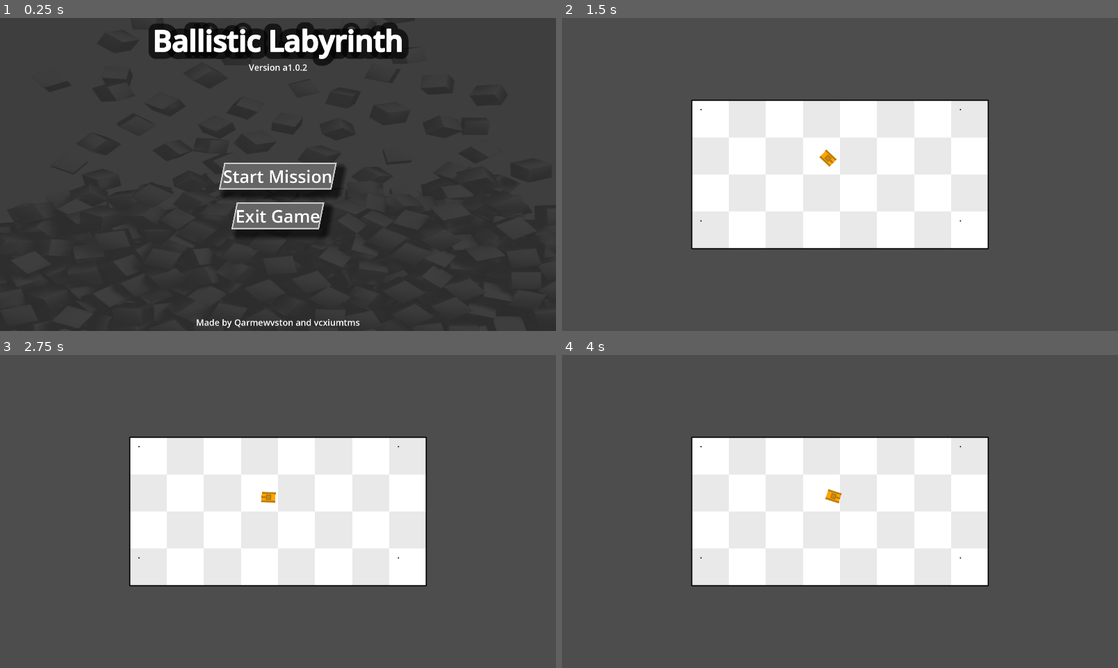
Above: before the commit, frames 1-4 (two rows, left to right).
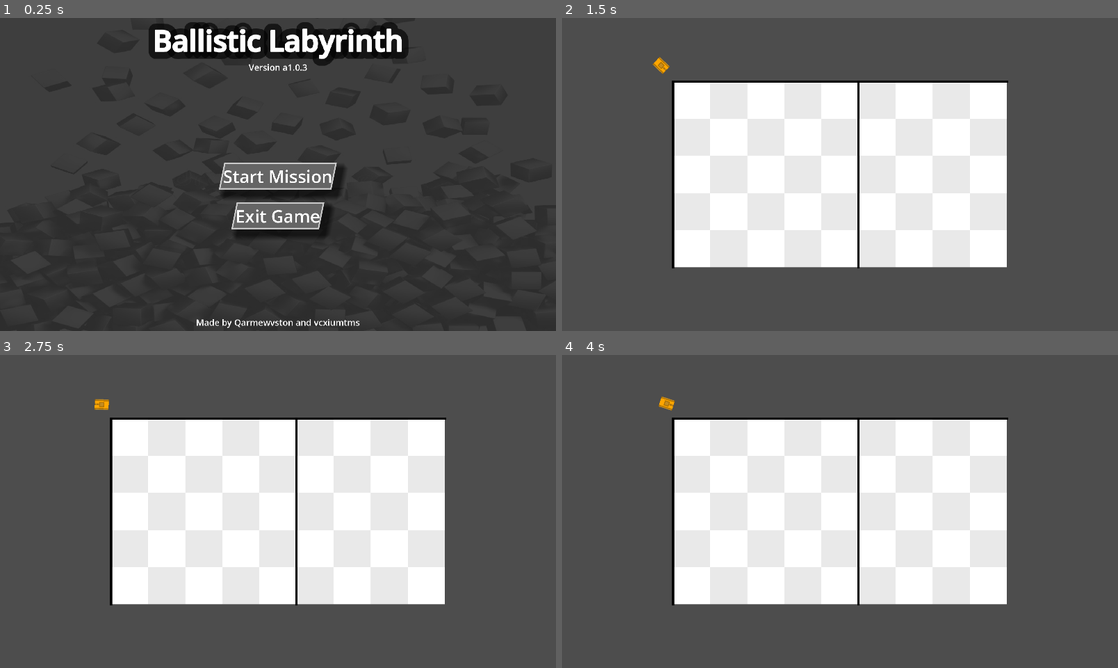
Above: after the commit, the same moments.

Repository: Wizzoplit273/Ballistic-Labyrinth
Game: Godot game, scene res://origin.tscn
The game is run twice, just before and just after one commit, with the same random seed, the same clock (stepped at 60 frames per second) and the same inputs.
Inputs:
- Up to frame 1 (0.25 s): no input
- Up to frame 2 (1.5 s): click "Start Mission" at 0.5 s; tap Enter at 1.25 s; hold Up (MoveForward) from 1.28 s (still down); hold Right (RotateClockwise) from 1.28 s (still down)
- Up to frame 3 (2.75 s): release Up (MoveForward) at 2.03 s; release Right (RotateClockwise) at 2.03 s; hold Down (MoveBackward) from 2.03 s (still down); tap Left (RotateCounterclockwise) at 2.1 s
- Up to frame 4 (4 s): tap Space at 2.75 s; release Down (MoveBackward) at 2.78 s; hold Right (RotateClockwise) 2.78-3.53 s; hold Up (MoveForward) from 2.78 s (still down); tap Left (RotateCounterclockwise) at 3.6 s

The runs differ from the first frame. In frame 1, 0.4% of the frame differs, in the area x 27-73%, y 3-99%; in frame 2, 12%, in the area x 16-81%, y 12-80%; in frame 3, 12%; in frame 4, 12%.

Commit message:
Archive 0.0.3/a1.0.3

Diff:
--- a/ingame/levels/mission_levels/level_1.gd
+++ b/ingame/levels/mission_levels/level_1.gd
@@ -9,76 +9,62 @@
 	create_maze_ground_and_margins()
 
 ## first vector entry is width, second is height
+const TILE_SIZE: int = 16
 var min_maze_size: Vector2i = Vector2i(5, 4)
 var max_maze_size: Vector2i = Vector2i(10, 7)
 var maze_size: Vector2i = Vector2i.ZERO
+var maze_bottom_corner: Vector2i = Vector2i.ZERO
 func create_maze_ground_and_margins() -> void:
 	var rng: RandomNumberGenerator = RandomNumberGenerator.new()
 	maze_size = Vector2i(rng.randi_range(min_maze_size.x, max_maze_size.x), rng.randi_range(min_maze_size.y, max_maze_size.y))
 
-	var top_corner: Vector2i = Vector2i(maze_size.x / -2, maze_size.y / -2)
-	var bottom_corner: Vector2i = Vector2i(maze_size.x / 2 - 1, maze_size.y / 2 - 1)
-	for row: int in range(top_corner.y, bottom_corner.y + 1):
-		for column: int in range(top_corner.x, bottom_corner.x + 1):
+	print(maze_size)
+	for row: int in range(0, maze_size.y ):
+		for column: int in range(0, maze_size.x):
 			var tile_type: int = abs(row + column) % 2
 			$Map/Ground.set_cell(Vector2i(column, row), 0, Vector2i(tile_type, 0))
+			$Camera.position = maze_size * $Map/Ground.scale.x * TILE_SIZE / 2
 
-			create_maze_margin_wall(row, column, top_corner, bottom_corner)
+			if row == 0: create_maze_visual_wall(Vector2i(column, row), 3)
+			if column == 0: create_maze_visual_wall(Vector2i(column, row), 2)
+			if row == maze_size.x - 1: create_maze_visual_wall(Vector2i(column, row), 1)
+			if column == maze_size.y - 1: create_maze_visual_wall(Vector2i(column, row), 0)
 
-# this function needs some optimisation; mapping coordinates is pretty tedious nowadays
-const MAP_CORNER_COORDS_FACTOR: int = 4
-func create_maze_margin_wall(row: int, column: int, top_corner: Vector2i, bottom_corner: Vector2i) -> void:
+## for adjacency:
+##	-	0 means right
+##	-	1 means down
+##	-	2 means left
+##	-	3 means up
+func create_maze_visual_wall(map_coordinates: Vector2i, adjacency: int) -> void:
+	if adjacency <= -1 or adjacency >= 4: return
 	# scale ratio has to effectively be an integer(for now, at least)
-	var scale_ratio: int = $Map/Ground.scale.x / $Map/WallsHorizontal.scale.x
-
-	var abs_offset: float = 0.0 # sorry, magic numbers will be here for now; they depend on scale_ratio
-	var total_offset: float = -0.25 # sorry, magic numbers will be here for now; they depend on scale_ratio
-	var wall_coordinates_x: float = (sign(column) * (abs(column) + abs_offset) + total_offset) * scale_ratio
-	var wall_coordinates_y: float = (sign(row) * (abs(row) + abs_offset) + total_offset) * scale_ratio
-	var wall_coordinates: Vector2i = Vector2(wall_coordinates_x, wall_coordinates_y)
-
-	# could be optimised to be inside the complete_map_corner() function
-	var corner_coordinates: Vector2i = Vector2(column, row) * MAP_CORNER_COORDS_FACTOR
-
-	var is_corner: bool = complete_map_corner(corner_coordinates, scale_ratio, top_corner, bottom_corner)
-	if is_corner: return ## if given row and column is one of the map's corners, then all work is done
-
-	var stretch_offset_vector: Vector2i = Vector2i.ZERO
-	if row == top_corner.y or row == bottom_corner.y:
-		stretch_offset_vector.x += scale_ratio
-		if row == bottom_corner.y: stretch_offset_vector.y += scale_ratio
-		for offset: int in range(0, scale_ratio):
-			$Map/WallsHorizontal.set_cell(wall_coordinates + stretch_offset_vector + Vector2i(-offset, 0), 1, Vector2i(0, 0), 0)
-	elif column == top_corner.x or column == bottom_corner.x:
-		stretch_offset_vector.y += scale_ratio
-		if column == bottom_corner.x: stretch_offset_vector.x += scale_ratio
-		for offset: int in range(0, scale_ratio):
-			$Map/WallsVertical.set_cell(wall_coordinates + stretch_offset_vector + Vector2i(0, -offset), 1, Vector2i(0, 0), 1)
-
-func complete_map_corner(corner_coordinates: Vector2i, scale_ratio: int, top_corner: Vector2, bottom_corner: Vector2) -> bool:
-	var row: int = corner_coordinates.y / MAP_CORNER_COORDS_FACTOR
-	var column: int = corner_coordinates.x / MAP_CORNER_COORDS_FACTOR
-
-	## test if given row and column is a corner; if not, then abort
-	var false_corner_count: int = 0
-	if row != top_corner.y or column != top_corner.x: false_corner_count += 1
-	if row != bottom_corner.y or column != bottom_corner.x: false_corner_count += 1
-	if row != top_corner.y or column != bottom_corner.x: false_corner_count += 1
-	if row != bottom_corner.y or column != top_corner.x: false_corner_count += 1
-	if false_corner_count >= 4: return false
-
-	$Map/WallsCorners.set_cell(corner_coordinates, 1, Vector2i(1, 0))
-
-	var row_offset: int
-	var column_offset: int
-	## coordinates get weirdly placed everywhere, so the if statements are important
-	if row == top_corner.y: row_offset = -1
-	if column == top_corner.x: column_offset = -1
-	if row == bottom_corner.y: row_offset = scale_ratio - 1
-	if column == bottom_corner.x: column_offset = scale_ratio - 1
-	for incomplete_row: int in range(0, scale_ratio):
-		$Map/WallsHorizontal.set_cell(corner_coordinates + Vector2i(incomplete_row, row_offset), 1, Vector2i(0, 0), 0)
-	for incomplete_column: int in range(0, scale_ratio):
-		$Map/WallsVertical.set_cell(corner_coordinates + Vector2i(column_offset, incomplete_column), 1, Vector2i(0, 0), 1)
-
-	return true
+	var scale_ratio: int = $Map/Ground.scale.x / $Map/Walls.scale.x
+	var wall_coordinates: Vector2i
+	wall_coordinates.x = (map_coordinates.x - map_coordinates.y) * scale_ratio
+	wall_coordinates.y = (map_coordinates.x + map_coordinates.y) * scale_ratio
+	if adjacency == 0:
+		wall_coordinates.x += 1
+		wall_coordinates.y += scale_ratio
+		$Map/Walls.set_cell(wall_coordinates, 1, Vector2i.ZERO, 1)
+		wall_coordinates.x -= 1
+		wall_coordinates.y += 1
+		$Map/Walls.set_cell(wall_coordinates, 1, Vector2i.ZERO, 1)
+	if adjacency == 1:
+		wall_coordinates.x -= scale_ratio
+		wall_coordinates.y += scale_ratio
+		$Map/Walls.set_cell(wall_coordinates, 1, Vector2i.ZERO, 0)
+		wall_coordinates.x += 1
+		wall_coordinates.y += 1
+		$Map/Walls.set_cell(wall_coordinates, 1, Vector2i.ZERO, 0)
+	if adjacency == 2:
+		wall_coordinates.x -= 1
+		$Map/Walls.set_cell(wall_coordinates, 1, Vector2i.ZERO, 1)
+		wall_coordinates.x -= 1
+		wall_coordinates.y += 1
+		$Map/Walls.set_cell(wall_coordinates, 1, Vector2i.ZERO, 1)
+	if adjacency == 3: ## it's already calculated for adjacency == 3 by default
+		$Map/Walls.set_cell(wall_coordinates, 1, Vector2i.ZERO, 0)
+		wall_coordinates.x += 1
+		wall_coordinates.y += 1
+		$Map/Walls.set_cell(wall_coordinates, 1, Vector2i.ZERO, 0)
+	print("adjacency: ", adjacency, " coords: ", wall_coordinates)
--- a/ingame/levels/mission_levels/level_1.tscn
+++ b/ingame/levels/mission_levels/level_1.tscn
@@ -1,8 +1,9 @@
-[gd_scene load_steps=4 format=3 uid="uid://dgtphg54tf63k"]
+[gd_scene load_steps=5 format=3 uid="uid://dgtphg54tf63k"]
 
 [ext_resource type="Script" uid="uid://byehuv55tv13h" path="res://ingame/levels/mission_levels/level_1.gd" id="1_bs34n"]
-[ext_resource type="TileSet" uid="uid://ddrdyvjlplhow" path="res://ingame/tiles/all_tiles_tileset.tres" id="2_6fw5i"]
+[ext_resource type="TileSet" uid="uid://ddrdyvjlplhow" path="res://ingame/tiles/ground_tileset.tres" id="2_6fw5i"]
 [ext_resource type="PackedScene" uid="uid://dap0ih14qy4pi" path="res://ingame/player/player.tscn" id="3_pyw2e"]
+[ext_resource type="TileSet" uid="uid://c4vwq4xoys05c" path="res://ingame/tiles/wall_tileset.tres" id="3_wosq1"]
 
 [node name="Level1" type="Node"]
 script = ExtResource("1_bs34n")
@@ -18,22 +19,10 @@
 tile_set = ExtResource("2_6fw5i")
 metadata/_edit_lock_ = true
 
-[node name="WallsVertical" type="TileMapLayer" parent="Map"]
-position = Vector2(16, 0)
-scale = Vector2(2, 2)
-tile_set = ExtResource("2_6fw5i")
-metadata/_edit_lock_ = true
-
-[node name="WallsHorizontal" type="TileMapLayer" parent="Map"]
-position = Vector2(0, 16)
-scale = Vector2(2, 2)
-tile_set = ExtResource("2_6fw5i")
-metadata/_edit_lock_ = true
-
-[node name="WallsCorners" type="TileMapLayer" parent="Map"]
-position = Vector2(16, 16)
-scale = Vector2(2, 2)
-tile_set = ExtResource("2_6fw5i")
+[node name="Walls" type="TileMapLayer" parent="Map"]
+position = Vector2(0, -32)
+scale = Vector2(4, 4)
+tile_set = ExtResource("3_wosq1")
 metadata/_edit_lock_ = true
 
 [node name="Player" parent="." instance=ExtResource("3_pyw2e")]
--- a/ingame/tiles/all_tiles_tileset.tres
+++ b/ingame/tiles/ground_tileset.tres
@@ -1,24 +1,13 @@
-[gd_resource type="TileSet" load_steps=5 format=3 uid="uid://ddrdyvjlplhow"]
+[gd_resource type="TileSet" load_steps=3 format=3 uid="uid://ddrdyvjlplhow"]
 
-[ext_resource type="Texture2D" uid="uid://bnvopeli837kn" path="res://ingame/tiles/tile_maze_walls_atlas.png" id="1_th8ti"]
-[ext_resource type="Texture2D" uid="uid://bvlqhjc8ukpm1" path="res://ingame/tiles/tile_maze_ground_atlas.png" id="2_6qbvm"]
+[ext_resource type="Texture2D" uid="uid://bvlqhjc8ukpm1" path="res://ingame/tiles/tile_maze_ground_atlas.png" id="1_eqhhq"]
 
 [sub_resource type="TileSetAtlasSource" id="TileSetAtlasSource_usmk1"]
 resource_name = "ground"
-texture = ExtResource("2_6qbvm")
+texture = ExtResource("1_eqhhq")
 0:0/0 = 0
-1:0/0 = 0
-
-[sub_resource type="TileSetAtlasSource" id="TileSetAtlasSource_6qbvm"]
-resource_name = "walls"
-texture = ExtResource("1_th8ti")
-0:0/next_alternative_id = 2
-0:0/0 = 0
-0:0/1 = 1
-0:0/1/transpose = true
 1:0/0 = 0
 
 [resource]
 sources/0 = SubResource("TileSetAtlasSource_usmk1")
-sources/1 = SubResource("TileSetAtlasSource_6qbvm")
 tile_proxies/coords_level = [[0, Vector2i(0, 0)], [6, Vector2i(0, 0)], [1, Vector2i(0, 0)], [6, Vector2i(1, 0)], [2, Ve …(688 unchanged characters)…
--- /dev/null
+++ b/ingame/tiles/wall_tileset.tres
@@ -0,0 +1,18 @@
+[gd_resource type="TileSet" load_steps=3 format=3 uid="uid://c4vwq4xoys05c"]
+
+[ext_resource type="Texture2D" uid="uid://ded4kr4lkfdqf" path="res://ingame/tiles/tile_maze_wall.png" id="1_40juw"]
+
+[sub_resource type="TileSetAtlasSource" id="TileSetAtlasSource_40juw"]
+texture = ExtResource("1_40juw")
+texture_region_size = Vector2i(18, 18)
+use_texture_padding = false
+0:0/next_alternative_id = 2
+0:0/0 = 0
+0:0/1 = 1
+0:0/1/transpose = true
+
+[resource]
+tile_shape = 1
+tile_layout = 4
+sources/1 = SubResource("TileSetAtlasSource_40juw")
+tile_proxies/coords_level = [[0, Vector2i(0, 0)], [6, Vector2i(0, 0)], [1, Vector2i(0, 0)], [6, Vector2i(1, 0)], [2, Vector2i(0, 0)], [4, Vector2i(0, 0)], [3, Vector2i(0, 0)], [4, Vector2i(1, 0)], [4, Vector2i(0, 0)], [6, Vector2i(1, 1)], [7, Vector2i(0, 0)], [13, Vector2i(0, 0)], [8, Vector2i(0, 0)], [13, Vector2i(1, 0)], [9, Vector2i(0, 0)], [13, Vector2i(2, 0)], [10, Vector2i(0, 0)], [13, Vector2i(0, 1)], [11, Vector2i(0, 0)], [13, Vector2i(1, 1)], [12, Vector2i(0, 0)], [13, Vector2i(2, 1)], [15, Vector2i(0, 0)], [20, Vector2i(0, 0)], [16, Vector2i(0, 0)], [20, Vector2i(1, 0)], [17, Vector2i(0, 0)], [20, Vector2i(2, 0)], [18, Vector2i(0, 0)], [20, Vector2i(0, 1)], [19, Vector2i(0, 0)], [20, Vector2i(1, 1)], [21, Vector2i(0, 0)], [23, Vector2i(0, 0)], [22, Vector2i(0, 0)], [23, Vector2i(1, 0)]]
--- a/project.godot
+++ b/project.godot
@@ -10,17 +10,16 @@
 
 [application]
 
-config/name="Ballistic Labyrinth a1.0.2"
-config/version="a1.0.2"
+config/name="Ballistic Labyrinth a1.0.3"
+config/version="a1.0.3"
 run/main_scene="uid://dl53xfp6aj77b"
 config/features=PackedStringArray("4.4", "Forward Plus")
-config/icon="res://icon.svg"
+config/icon="uid://df5mouvis1adw"
 
 [display]
 
 window/size/viewport_width=1920
 window/size/viewport_height=1080
-window/size/mode=3
 window/size/resizable=false
 window/stretch/mode="viewport"
 window/vsync/vsync_mode=0
@@ -70,3 +69,7 @@
 , Object(InputEventKey,"resource_local_to_scene":false,"resource_name":"","device":-1,"window_id":0,"alt_pressed":false …(186 unchanged characters)…
 ]
 }
+
+[rendering]
+
+textures/canvas_textures/default_texture_filter=0
Binary file added: ingame/tiles/tile_maze_wall.png
Not shown, added: ingame/tiles/tile_maze_wall.png.import
